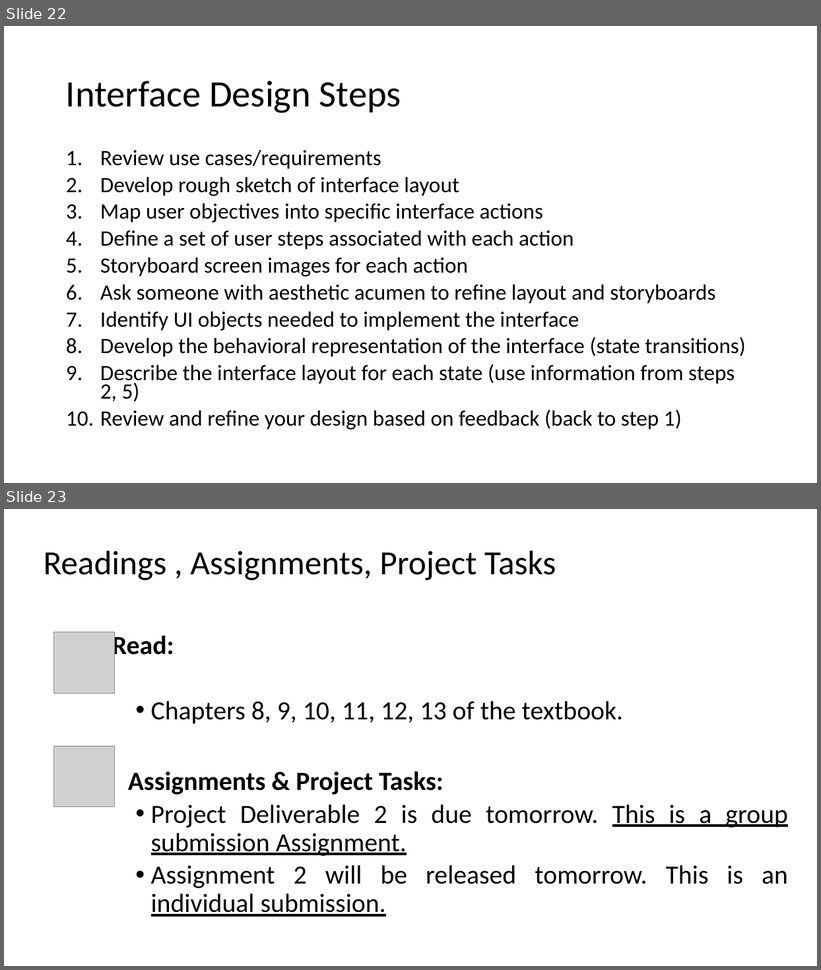
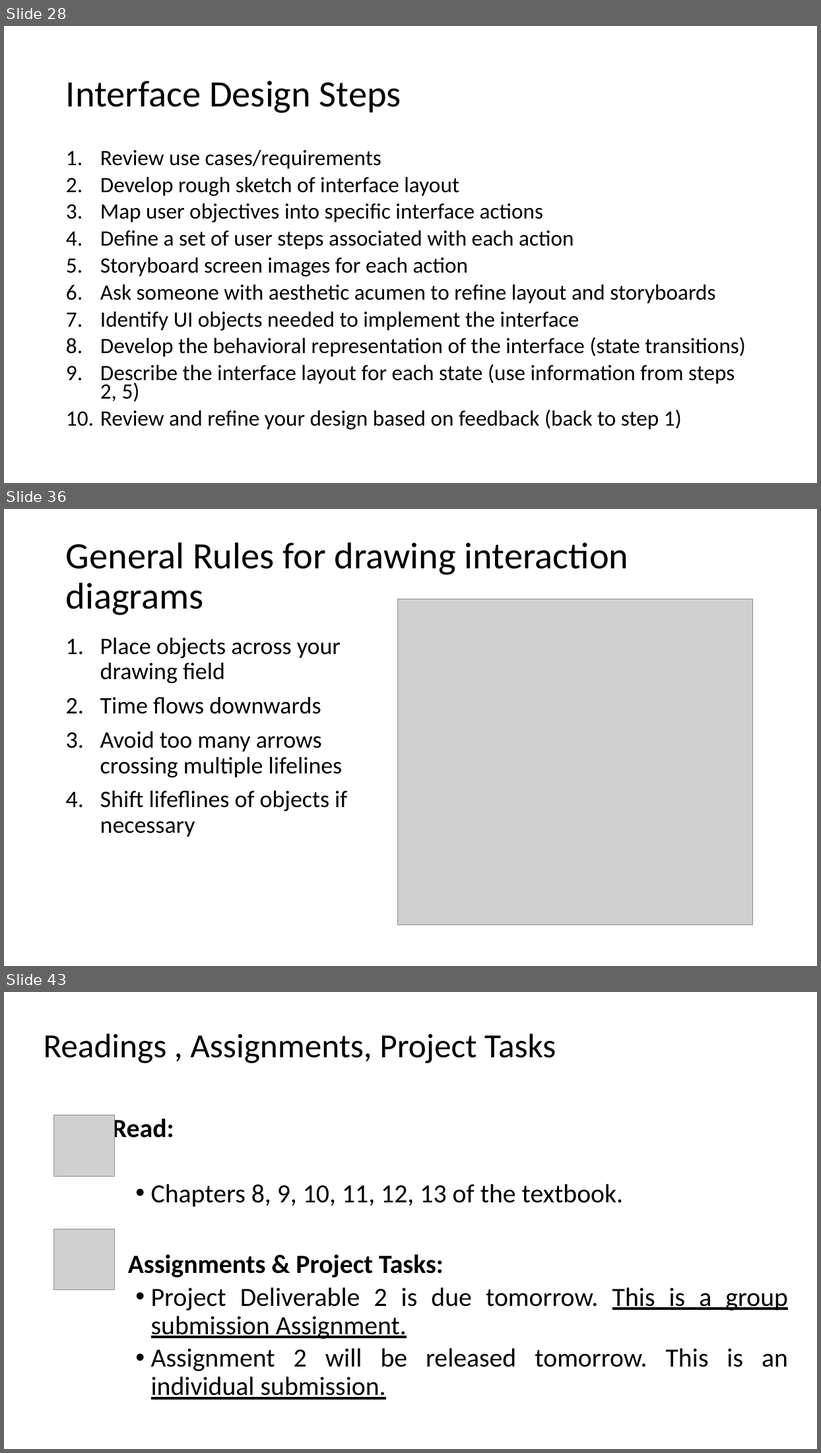
Before and after one commit to kthanasi-git/SW_Engineering, a slide deck: SOFTWARE ENGINEERING/SLIDES/9- Design Priciples III.pptx. Shown one above the other, each under a label of ours: slides 22 and 23 before the commit, slides 28, 36 and 43 after it; the slides between them are not shown. The pictures are 821x970 and 821x1453 pixels, drawn with LibreOffice and Linux fonts; fonts in the diff are those of the drawing; grey boxes stand for pictures. Boxes give left, top, right and bottom in pixels: in the first picture for what was removed or moved away, otherwise in the second. Text is boxed around its words. In the diff, an @@ line names an element or a change of style, - is before the commit and + after.

```diff
--- a/SOFTWARE ENGINEERING/SLIDES/9- Design Priciples III.pptx
+++ b/SOFTWARE ENGINEERING/SLIDES/9- Design Priciples III.pptx
@@ slide 36 added at (4,509,817,966), background #FFFFFF @@
@@ text added at (66,542,629,615), 44 pt, text #000000 @@
+General Rules for drawing interaction diagrams
@@ picture added at (398,599,753,925) @@
@@ text added at (100,638,347,837), 28 pt, text #000000 @@
+1. Place objects across your drawing field
+2. Time flows downwards
+3. Avoid too many arrows crossing multiple lifelines
+4. Shift lifeflines of objects if necessary
@@ what was slide 22 is now slide 28 @@
@@ what was slide 23 is now slide 43 @@
```
Also in this commit, not shown: 1 slide changed, 19 other slides added, 6 other files.
